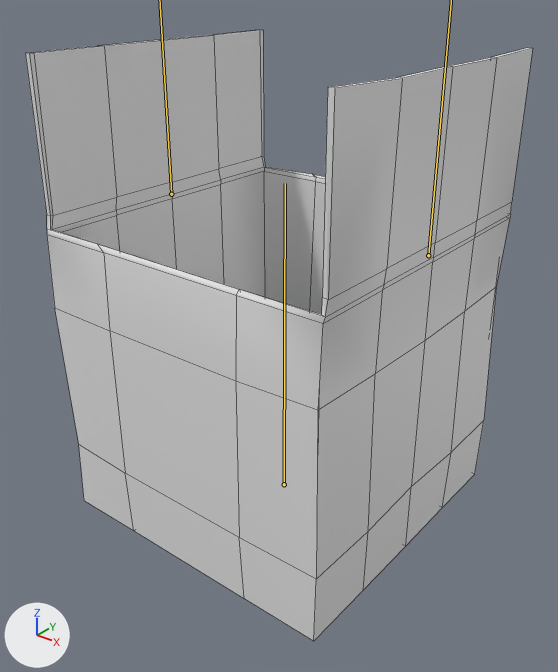
One commit to the FBX model Assets/Meshes/Box/Box.fbx: the scene before it, then after it.
The view is the same before and after, from a camera (50 mm lens) standing at (0.86, -1.093, 1.037) and looking at (0.012, -0.033, 0.38). Lighting does not change. The marker at lower left points along +X, +Y and +Z. The bones that bend it are drawn over the model as lines. Mesh edges are drawn as thin lines.
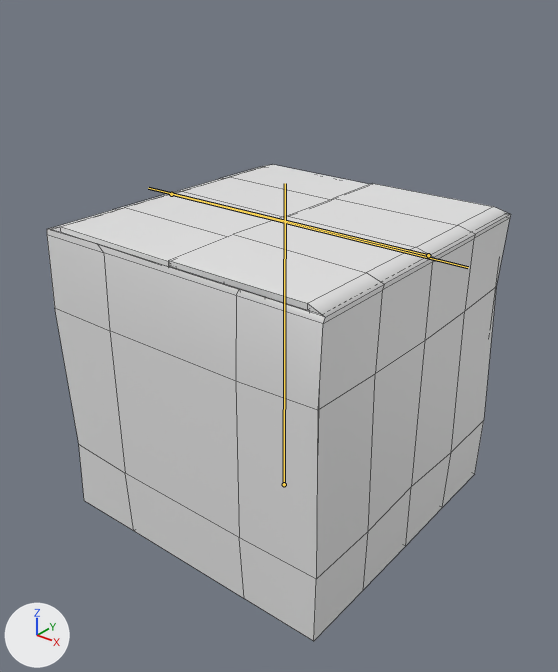
The newer file adds an action. The first version stands in its rest pose; the second is drawn at frame 1 of the action 'BoxRig|BoxRig|BoxRig|Cube.014Action'.

What differs and where, as boxes (x1, y1, x2, y2) in the pictures (558 x 672 px):
'Box', posed (9% narrower, 22% shorter)
    before: (25, 30, 533, 641)
    after: (47, 165, 511, 641)

Diff of the bpy script that builds the scene:
```diff
--- a/Assets/Meshes/Box/Box.fbx.py
+++ b/Assets/Meshes/Box/Box.fbx.py
@@ bone_lidflap_l @@
 bone_lidflap_l = bpy.data.objects['BoxRig'].pose.bones['LidFlap.L']  # child of 'Box'
-bone_lidflap_l.rotation_quaternion = (1.0, 0.0, 0.0, 0.0)  # degrees (0, 0, 0)
+bone_lidflap_l.rotation_quaternion = (0.705, 0.0, 0.0, -0.709)  # degrees (0, 0, -90)
@@ bone_lidflap_r @@
 bone_lidflap_r = bpy.data.objects['BoxRig'].pose.bones['LidFlap.R']  # child of 'Box'
-bone_lidflap_r.rotation_quaternion = (1.0, 0.0, 0.0, 0.0)  # degrees (0, 0, 0)
+bone_lidflap_r.rotation_quaternion = (0.707, 0.0, 0.0, 0.707)  # degrees (0, 0, 90)
```
